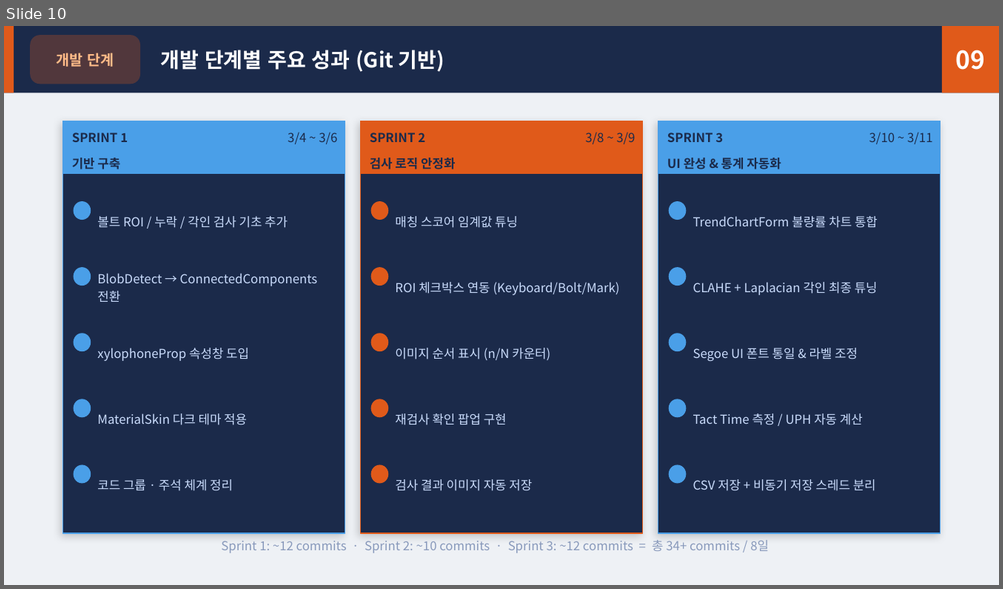
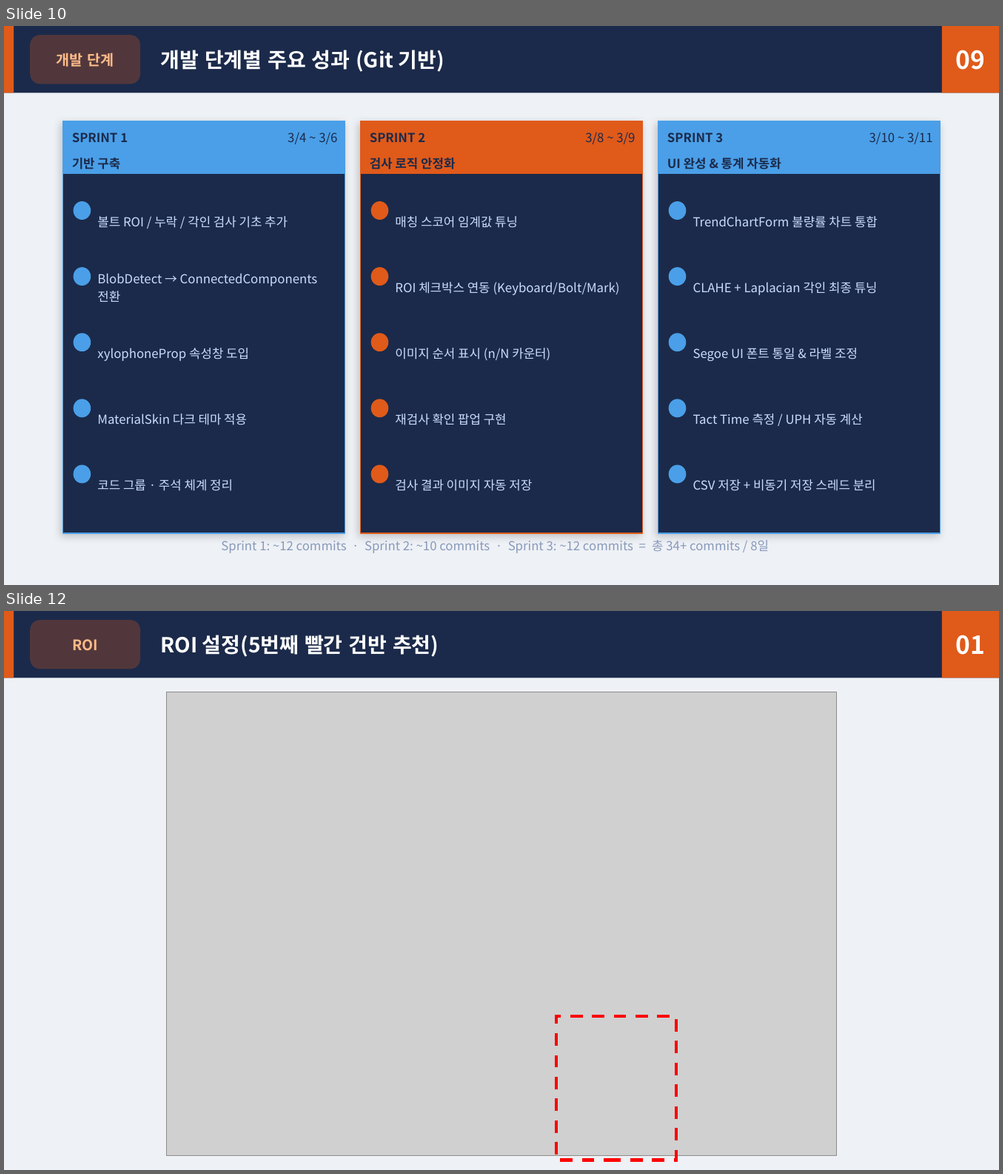
Before and after one commit to kimamugessi/JYVIsion, a slide deck: PPT/실로폰_볼트_각인_검사기.pptx. Shown one above the other, each under a label of ours: slide 10 before the commit, slides 10 and 12 after it; the slides between them are not shown. The pictures are 1003x589 and 1003x1174 pixels, drawn with LibreOffice and Linux fonts; fonts in the diff are those of the drawing; grey boxes stand for pictures. Boxes give left, top, right and bottom in pixels: in the first picture for what was removed or moved away, otherwise in the second. Text is boxed around its words. In the diff, an @@ line names an element or a change of style, - is before the commit and + after.

```diff
--- a/PPT/실로폰_볼트_각인_검사기.pptx
+++ b/PPT/실로폰_볼트_각인_검사기.pptx
@@ slide 12 added at [4, 611, 999, 1170], background #FFFFFF @@
@@ rectangle added at [4, 611, 999, 678], fill #1B2A4A @@
@@ rectangle added at [4, 611, 14, 678], fill #E05A1A @@
@@ rounded rectangle added at [30, 620, 141, 669], fill #E05A1A at 28% opacity, 14 pt, text #FFBB88, bold @@
+ROI
@@ rectangle added at [942, 611, 999, 678], fill #E05A1A, 24 pt, text #FFFFFF, bold @@
+01
@@ text added at [161, 635, 438, 657], 20 pt, text #FFFFFF, bold @@
+ROI 설정(5번째 빨간 건반 추천)
@@ rectangle added at [4, 678, 999, 1170], fill #EEF1F5 @@
@@ picture added at [166, 692, 836, 1156] @@
@@ rectangle added at [556, 1017, 676, 1161], outline #FF0000 3 pt dashed @@
```
Also in this commit, not shown: 1 slide changed.
